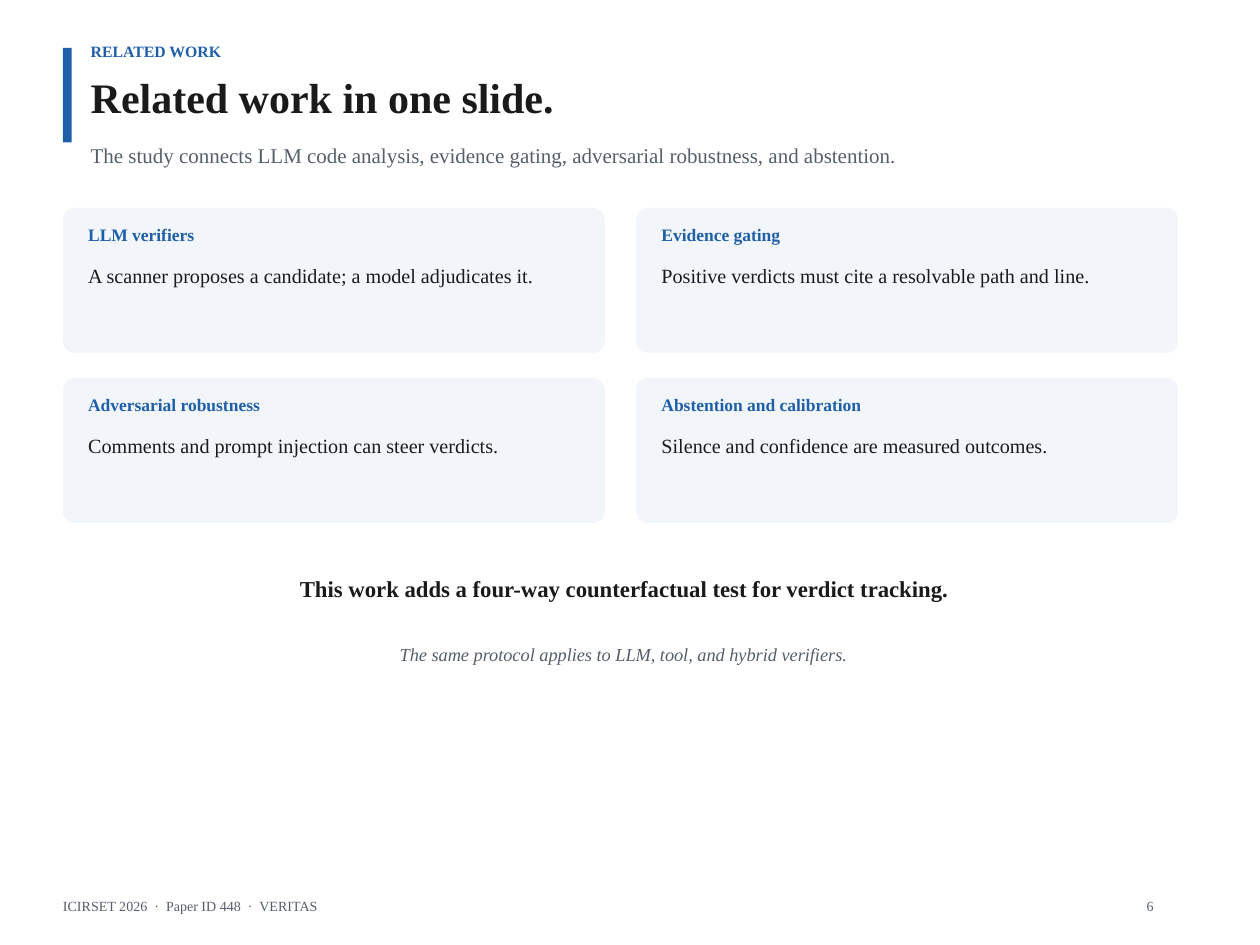
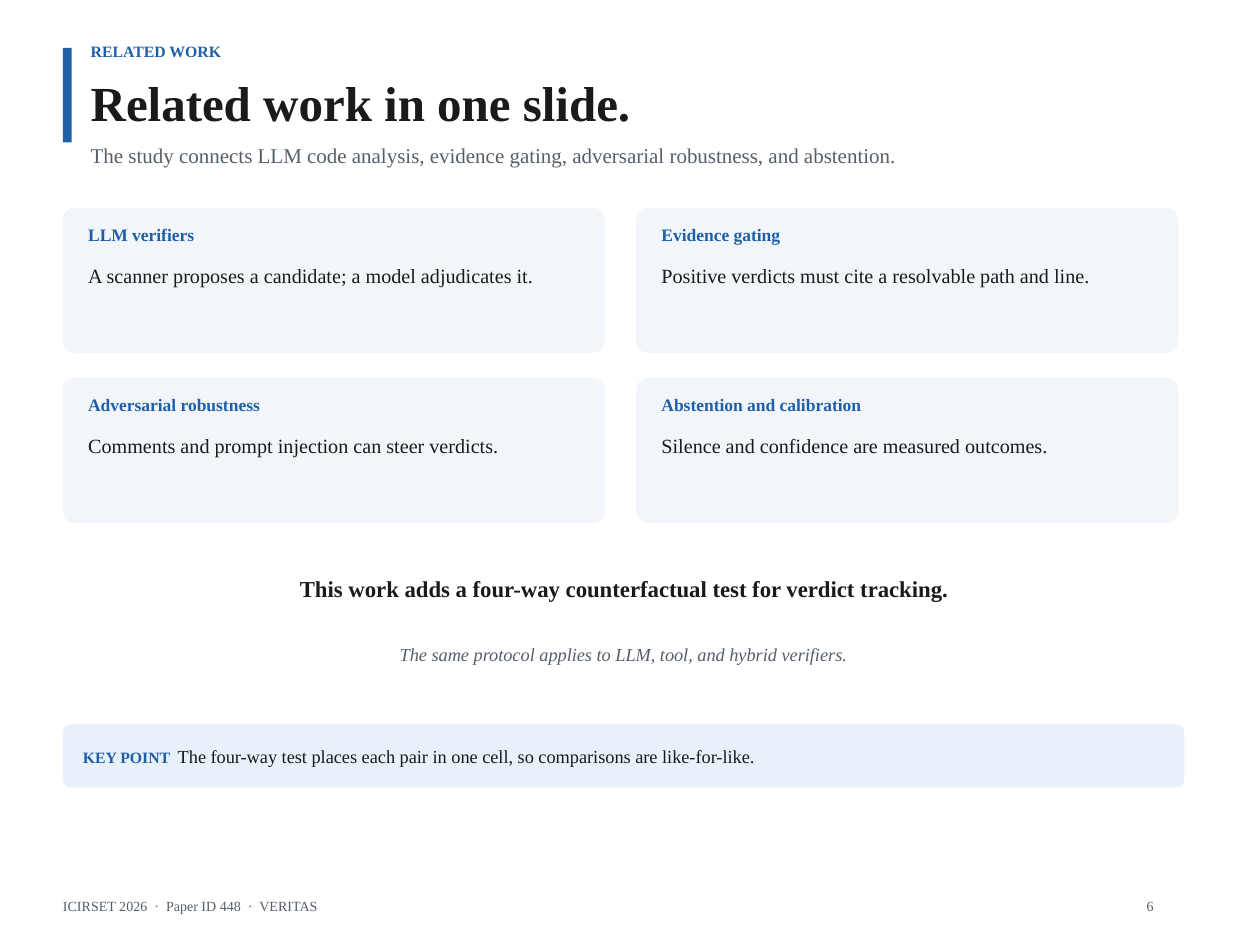
Before and after one commit to AmonWasHere/Proto, a slide deck: slide 6 of paper/ICIRSET-26_VERITAS_Presentation.pptx. Drawn at 1260x945 pixels with LibreOffice and Linux fonts; fonts in the diff are those of the drawing. Boxes give left, top, right and bottom in pixels: in the first picture for what was removed or moved away, otherwise in the second. Text is boxed around its words. In the diff, an @@ line names an element or a change of style, - is before the commit and + after.

Commit message:
Enlarge slide headings and add key-point support text

```diff
--- a/paper/ICIRSET-26_VERITAS_Presentation.pptx
+++ b/paper/ICIRSET-26_VERITAS_Presentation.pptx
@@ text "Related work in one slide." at bbox=[91, 87, 630, 122]: size 24 to 28 pt @@
@@ rounded rectangle added at bbox=[63, 724, 1184, 788], fill #E8F0F9, 10.5 pt, text #1A1A1A @@
+KEY POINT The four-way test places each pair in one cell, so comparisons are like-for-like.
```
Also in this commit, not shown: 15 other slides changed, 1 other file.
